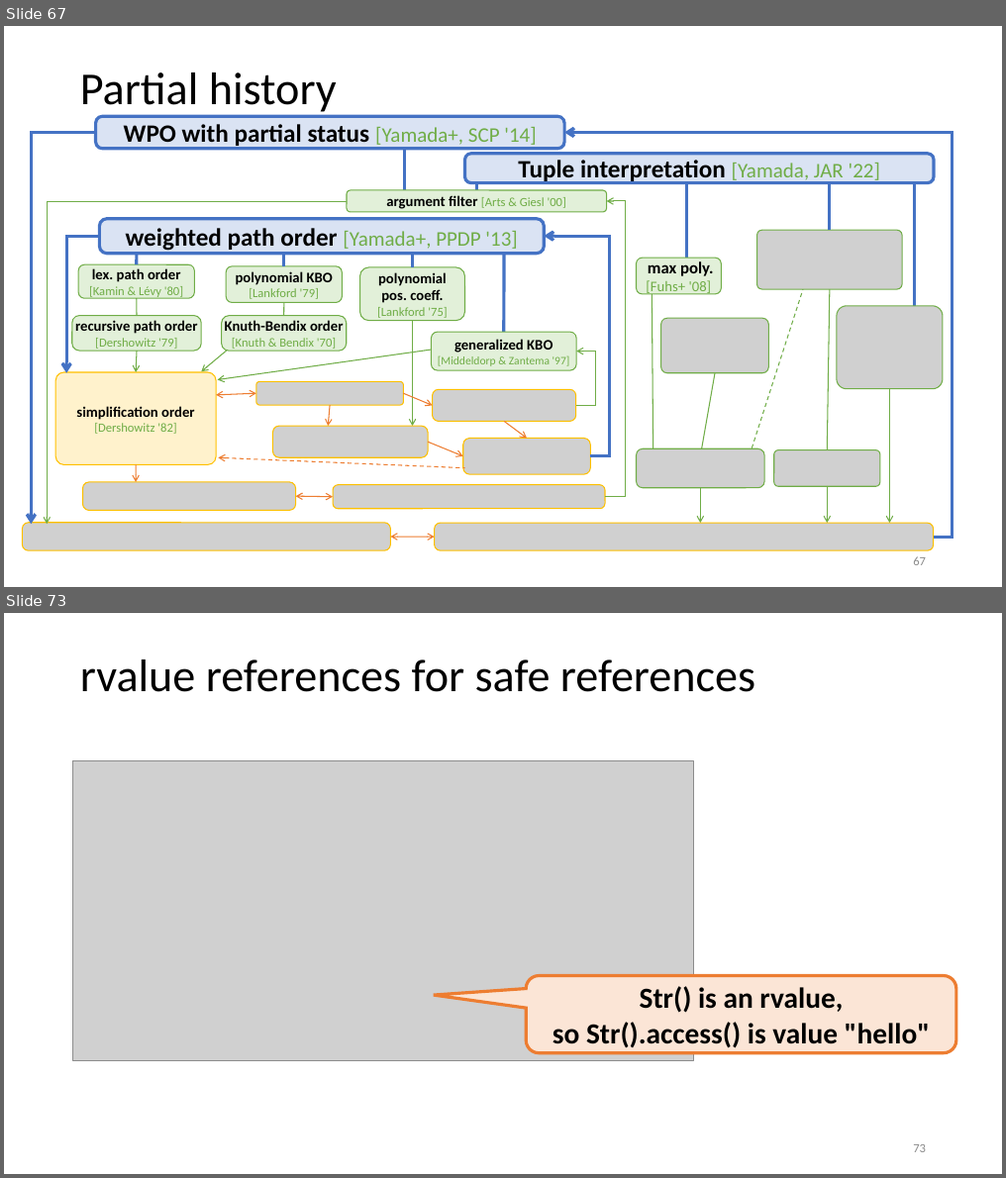
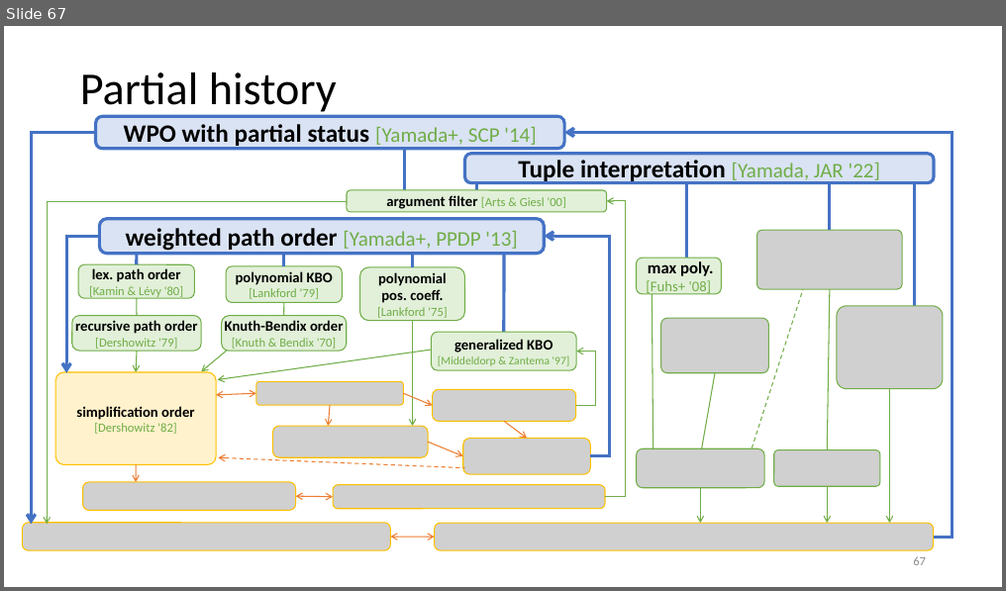
Before and after one commit to AkihisaYamada/AkihisaYamada.github.io, a slide deck: fscd.pptx. Shown one above the other, each under a label of ours: slides 67 and 73 before the commit, slide 67 after it; the slides between them are not shown. The pictures are 1006x1178 and 1006x591 pixels, drawn with LibreOffice and Linux fonts; fonts in the diff are those of the drawing; grey boxes stand for pictures. Boxes give left, top, right and bottom in pixels: in the first picture for what was removed or moved away, otherwise in the second. Text is boxed around its words. In the diff, an @@ line names an element or a change of style, - is before the commit and + after.

```diff
--- a/fscd.pptx
+++ b/fscd.pptx
@@ slide 73 removed at [4, 613, 1002, 1174], background #FFFFFF @@
@@ title removed at [80, 660, 755, 692] @@
-rvalue references for safe references
@@ picture removed at [73, 761, 694, 1061] @@
@@ rounded speech box removed at [526, 976, 956, 1054] @@
-Str() is an rvalue,
-so Str().access() is value "hello"
@@ page number removed at [913, 1145, 926, 1153] @@
-73
```
Also in this commit, not shown: 5 other slides removed.
